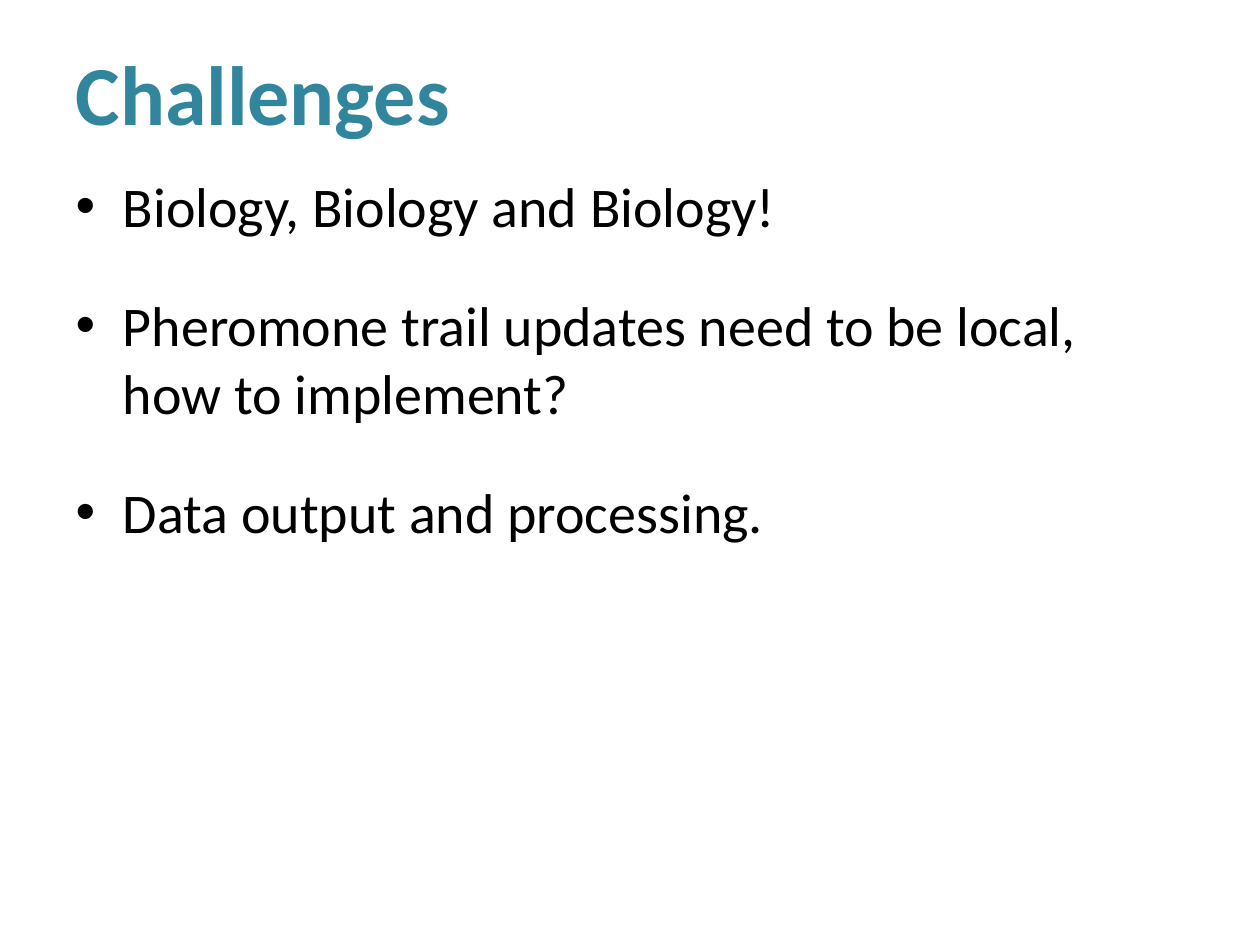
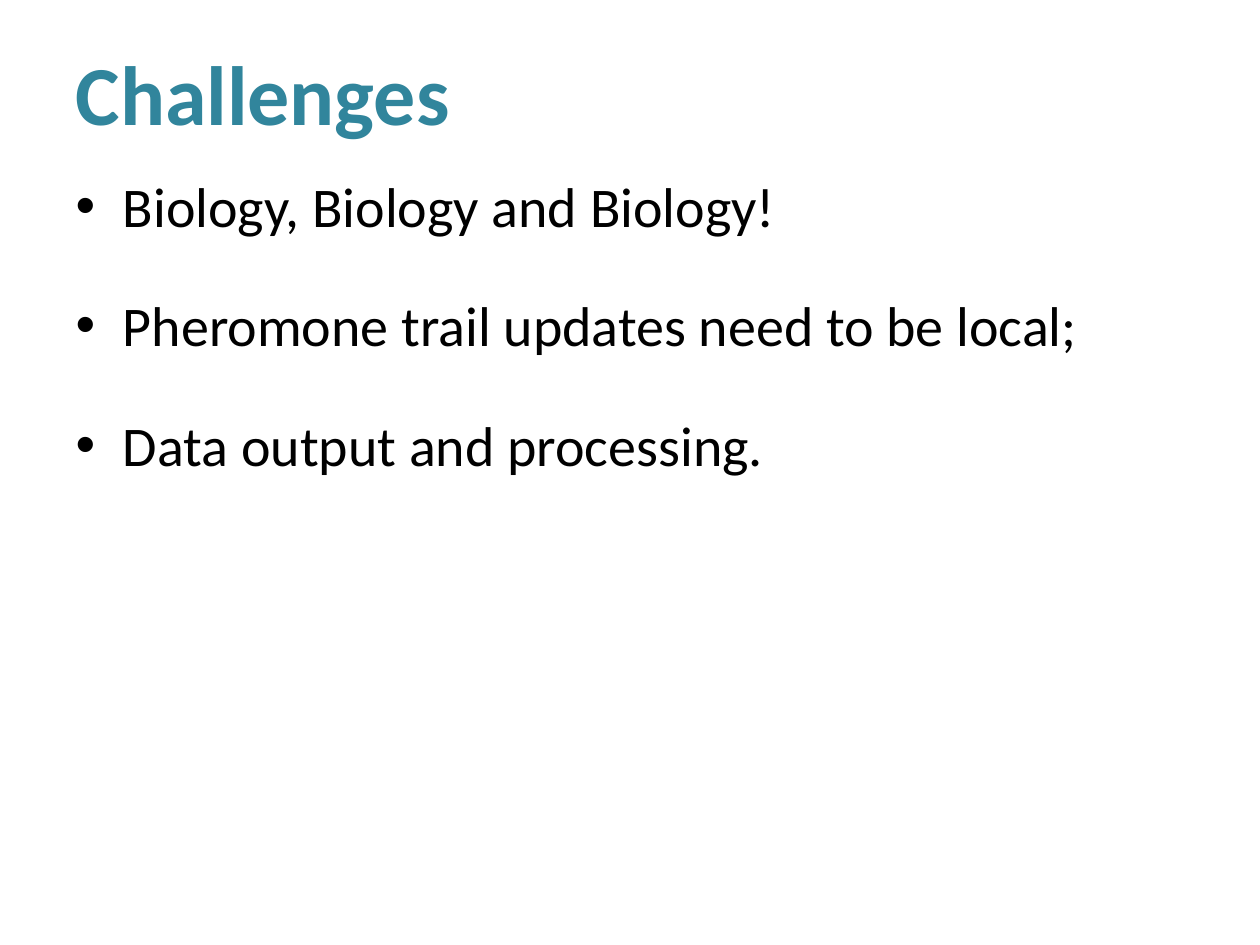
Before and after one commit to luiz-filipe/msc-project, a slide deck: slide 12 of presentation-june/Presentation.pptx. Drawn at 1260x945 pixels with LibreOffice and Linux fonts; fonts in the diff are those of the drawing; background and template pictures are left out. Boxes give left, top, right and bottom in pixels: in the first picture for what was removed or moved away, otherwise in the second. Text is boxed around its words. In the diff, an @@ line names an element or a change of style, - is before the commit and + after.

```diff
--- a/presentation-june/Presentation.pptx
+++ b/presentation-june/Presentation.pptx
@@ text at (123, 307, 1076, 355): text changed @@
-• Pheromone trail updates need to be local, how to implement?
+• Pheromone trail updates need to be local;
```
Also in this commit, not shown: 4 other slides changed, 1 slide added, 1 slide removed.
